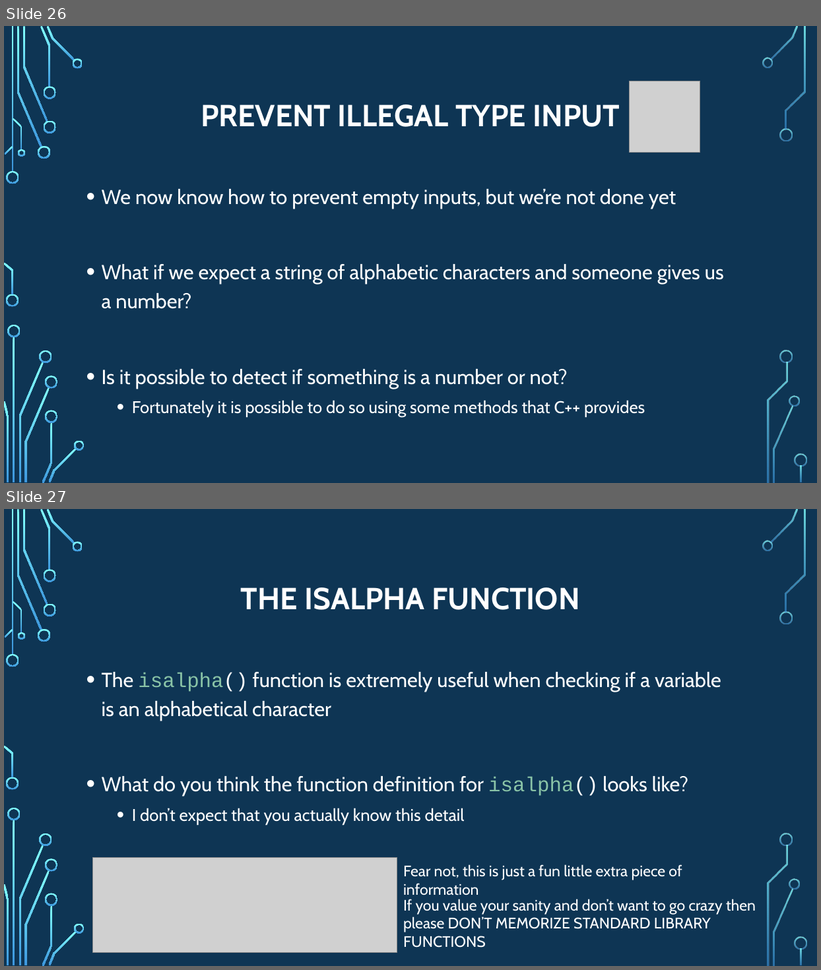
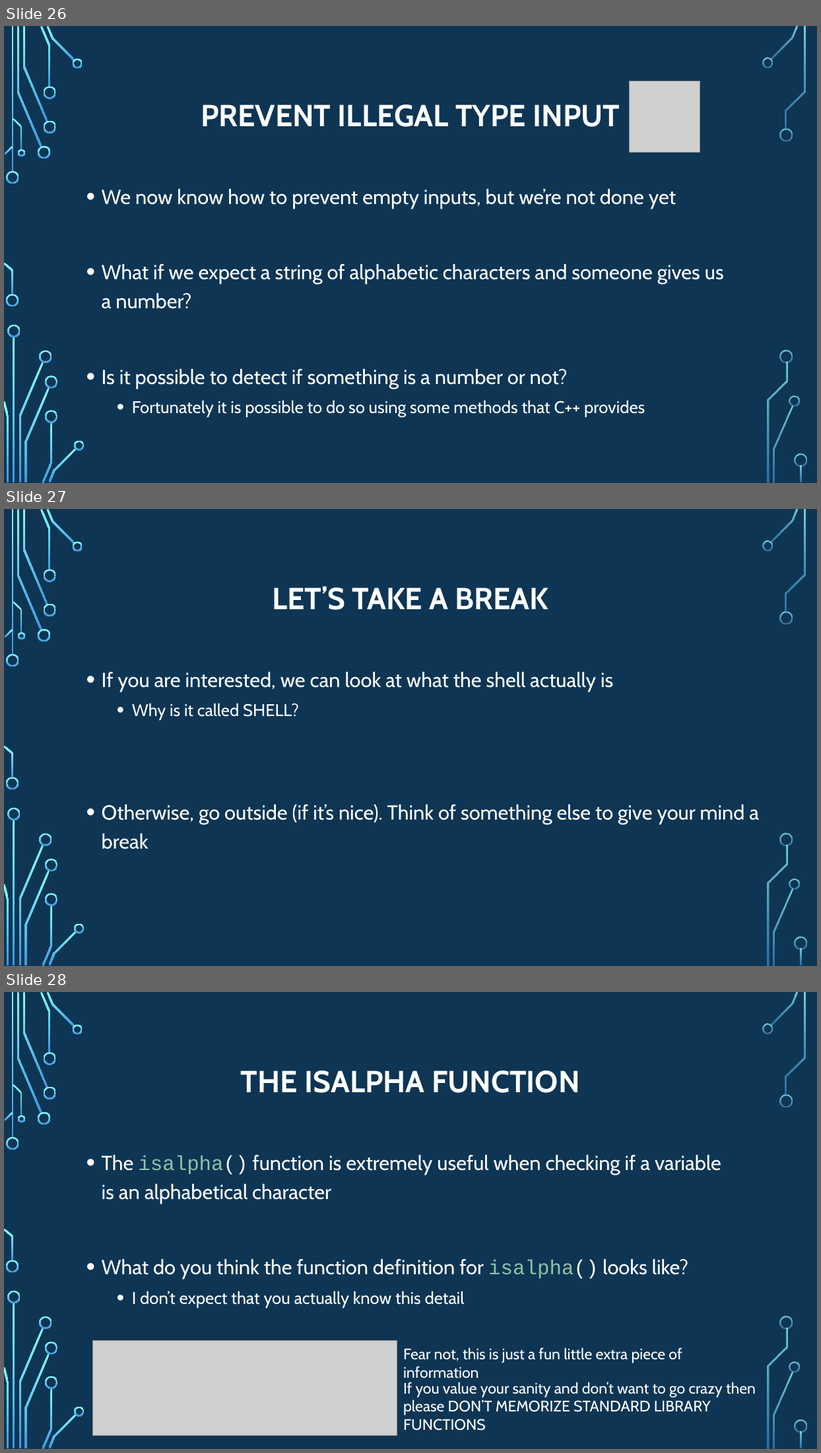
Before and after one commit to psypdt/ZIS_C-_Summer_Course_2019, a slide deck: Day_4/Day_4.pptx. Shown one above the other, each under a label of ours: slides 26 and 27 before the commit, slides 26, 27 and 28 after it. The pictures are 821x970 and 821x1453 pixels, drawn with LibreOffice and Linux fonts; fonts in the diff are those of the drawing; grey boxes stand for pictures; background and template pictures are left out. Boxes give left, top, right and bottom in pixels: in the first picture for what was removed or moved away, otherwise in the second. Text is boxed around its words. In the diff, an @@ line names an element or a change of style, - is before the commit and + after.

```diff
--- a/Day_4/Day_4.pptx
+++ b/Day_4/Day_4.pptx
@@ slide 27 added at (4,509,817,966), background picture (left out); not listed: 36 template elements that a slide beside it also shows @@
@@ title added at (272,586,549,610), 36 pt, text #FFFFFF, bold @@
+LET’S TAKE A BREAK
@@ text added at (102,672,759,850), 24 pt, text #FFFFFF @@
+• If you are interested, we can look at what the shell actually is
+  • Why is it called SHELL?
+• Otherwise, go outside (if it’s nice). Think of something else to give your mind a break
@@ what was slide 27 is now slide 28 @@
```
Also in this commit, not shown: 1 slide changed, 13 other slides added.
